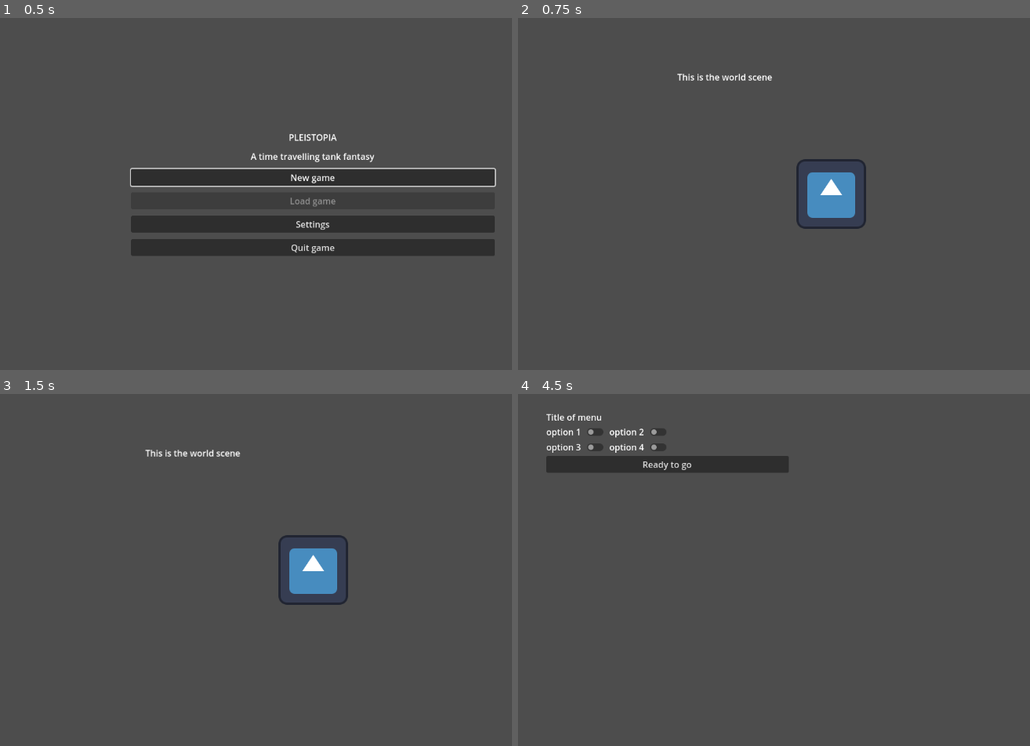
Above: before the commit, frames 1-4 (two rows, left to right).
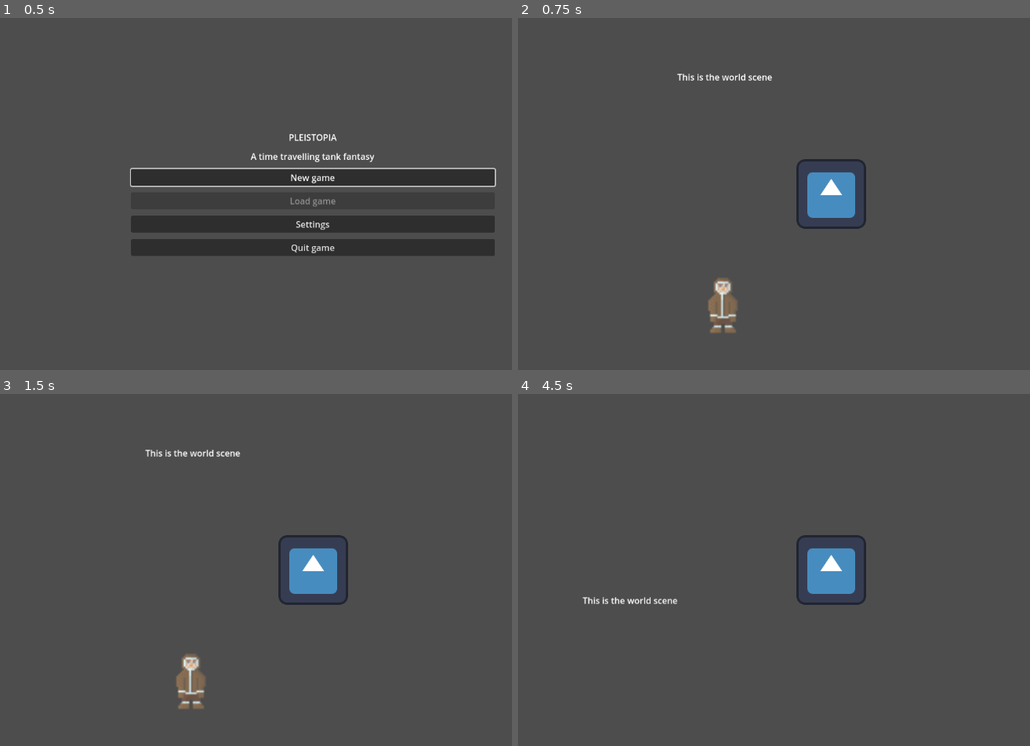
Above: after the commit, the same moments.

Repository: nialsiG/Pleistopia2.0
Game: Godot game, scene res://scenes/menu.tscn
The game is run twice, just before and just after one commit, with the same random seed, the same clock (stepped at 60 frames per second) and the same inputs. The engine's default icon, where the game draws it, is replaced by a stand-in: a white triangle on a blue panel in a dark square.
Inputs:
- Up to frame 1 (0.5 s): no input
- Up to frame 2 (0.75 s): click "New game" at 0.5 s
- Up to frame 3 (1.5 s): tap Enter at 1.25 s; hold Right (move_right) from 1.28 s (still down); tap E (interact) at 1.35 s
- Up to frame 4 (4.5 s): release Right (move_right) at 2.03 s; hold Down (move_down) 2.03-2.78 s; tap E (interact) at 2.1, 2.85, 3.6, 4.25, 4.35 s; tap Space at 2.75 s; hold Right (move_right) 2.78-3.53 s; tap Enter at 3.5 s; hold Up (move_up) 3.53-4.28 s; hold Left (move_left) from 4.28 s (still down)

Frame 1 is identical in both runs. In frame 2, 0.7% of the frame differs, in the area x 37-43%, y 73-90%; in frame 3, 0.7%; in frame 4, 4.5%, in the area x 5-68%, y 5-60%.

Commit message:
Add assets + NPC scene + hull selection

Diff:
--- a/Pleistopia 2.0/scenes/custom_menu.tscn
+++ b/Pleistopia 2.0/scenes/custom_menu.tscn
@@ -1,6 +1,8 @@
-[gd_scene load_steps=2 format=3 uid="uid://b5xot2bq8qy3c"]
+[gd_scene load_steps=4 format=3 uid="uid://b5xot2bq8qy3c"]
 
 [ext_resource type="Script" path="res://scripts/custom_menu.gd" id="1_qs34l"]
+[ext_resource type="Texture2D" uid="uid://bopplj6l0kkab" path="res://assets/sprites/playerBody.png" id="2_rds47"]
+[ext_resource type="Texture2D" uid="uid://bb7lu4elffbfl" path="res://assets/sprites/enemyBody.png" id="3_041lk"]
 
 [node name="custom_menu" type="Node2D"]
 
@@ -25,7 +27,7 @@
 
 [node name="Label" type="Label" parent="Control/VBoxContainer"]
 layout_mode = 2
-text = "Title of menu"
+text = "Sentinel customization:"
 
 [node name="GridContainer" type="GridContainer" parent="Control/VBoxContainer"]
 layout_mode = 2
@@ -40,6 +42,7 @@
 
 [node name="CheckButton" type="CheckButton" parent="Control/VBoxContainer/GridContainer/HBoxContainer"]
 layout_mode = 2
+focus_neighbor_top = NodePath("../../../Button")
 
 [node name="HBoxContainer2" type="HBoxContainer" parent="Control/VBoxContainer/GridContainer"]
 layout_mode = 2
@@ -71,8 +74,24 @@
 [node name="CheckButton" type="CheckButton" parent="Control/VBoxContainer/GridContainer/HBoxContainer4"]
 layout_mode = 2
 
+[node name="HBoxContainer5" type="HBoxContainer" parent="Control/VBoxContainer/GridContainer"]
+layout_mode = 2
+
+[node name="MenuButton" type="MenuButton" parent="Control/VBoxContainer/GridContainer/HBoxContainer5"]
+layout_mode = 2
+text = "Select hull"
+flat = false
+item_count = 2
+popup/item_0/text = "Hull 1"
+popup/item_0/icon = ExtResource("2_rds47")
+popup/item_0/id = 0
+popup/item_1/text = "Hull 2"
+popup/item_1/icon = ExtResource("3_041lk")
+popup/item_1/id = 1
+
 [node name="Button" type="Button" parent="Control/VBoxContainer"]
 layout_mode = 2
+focus_neighbor_bottom = NodePath("../GridContainer/HBoxContainer/CheckButton")
 text = "Ready to go"
 
 [connection signal="pressed" from="Control/VBoxContainer/Button" to="Control" method="_on_button_pressed"]
--- a/Pleistopia 2.0/scenes/level_0.tscn
+++ b/Pleistopia 2.0/scenes/level_0.tscn
@@ -6,4 +6,11 @@
 [node name="level_0" type="Node2D"]
 
 [node name="player_sentinel" parent="." instance=ExtResource("1_e1mgq")]
+position = Vector2(82, 328)
+LIMITS = {
+"Bottom": 10000000,
+"Left": 0,
+"Right": 10000000,
+"Top": 0
+}
 SPRITE = ExtResource("2_65ard")
--- /dev/null
+++ b/Pleistopia 2.0/scenes/npc.tscn
@@ -0,0 +1,23 @@
+[gd_scene load_steps=5 format=3 uid="uid://b76d5t66df8qr"]
+
+[ext_resource type="Script" path="res://scripts/npc.gd" id="1_4ixna"]
+[ext_resource type="Texture2D" uid="uid://dbxd6d4ti211h" path="res://assets/sprites/main_character.png" id="1_5a7g8"]
+[ext_resource type="PackedScene" uid="uid://b88tmbonuocle" path="res://scenes/interact_area.tscn" id="3_nv2ou"]
+
+[sub_resource type="CapsuleShape2D" id="CapsuleShape2D_cg2be"]
+radius = 26.0
+height = 94.0
+
+[node name="NPC" type="CharacterBody2D"]
+script = ExtResource("1_4ixna")
+
+[node name="Sprite2D" type="Sprite2D" parent="."]
+position = Vector2(1.90735e-06, 1.90735e-06)
+scale = Vector2(3.375, 3.375)
+texture = ExtResource("1_5a7g8")
+
+[node name="CollisionShape2D" type="CollisionShape2D" parent="."]
+shape = SubResource("CapsuleShape2D_cg2be")
+
+[node name="interact_area" parent="." instance=ExtResource("3_nv2ou")]
+interact_label = "Press E"
--- a/Pleistopia 2.0/scenes/player_sentinel.tscn
+++ b/Pleistopia 2.0/scenes/player_sentinel.tscn
@@ -13,3 +13,5 @@
 
 [node name="CollisionShape2D" type="CollisionShape2D" parent="."]
 shape = SubResource("CapsuleShape2D_wq48t")
+
+[node name="Camera2D" type="Camera2D" parent="."]
--- a/Pleistopia 2.0/scenes/world.tscn
+++ b/Pleistopia 2.0/scenes/world.tscn
@@ -1,7 +1,7 @@
 [gd_scene load_steps=3 format=3 uid="uid://bwtjgp0nubtp0"]
 
 [ext_resource type="PackedScene" uid="uid://vbhj4wk0uwha" path="res://scenes/player.tscn" id="1_muwlk"]
-[ext_resource type="PackedScene" uid="uid://b88tmbonuocle" path="res://scenes/interact_area.tscn" id="2_02isu"]
+[ext_resource type="PackedScene" uid="uid://b76d5t66df8qr" path="res://scenes/npc.tscn" id="3_5bokf"]
 
 [node name="world" type="Node2D"]
 
@@ -19,7 +19,7 @@
 [node name="player" parent="." instance=ExtResource("1_muwlk")]
 position = Vector2(283, 227)
 
-[node name="interact_area" parent="." instance=ExtResource("2_02isu")]
-position = Vector2(605, 3)
+[node name="NPC" parent="." instance=ExtResource("3_5bokf")]
+position = Vector2(84, 432)
 interact_label = "Press E"
 interact_type = "go_to_custom_menu"
--- a/Pleistopia 2.0/scripts/custom_menu.gd
+++ b/Pleistopia 2.0/scripts/custom_menu.gd
@@ -1,16 +1,13 @@
 extends Control
 
 @onready var level_0 = "res://scenes/level_0.tscn"
+@onready var first_button = $VBoxContainer/GridContainer/HBoxContainer/CheckButton
 
-# Called when the node enters the scene tree for the first time.
 func _ready():
-	pass # Replace with function body.
+	first_button.grab_focus()
 
-
-# Called every frame. 'delta' is the elapsed time since the previous frame.
 func _process(delta):
 	pass
 
-
 func _on_button_pressed():
 	get_tree().change_scene_to_file(level_0)
--- /dev/null
+++ b/Pleistopia 2.0/scripts/npc.gd
@@ -0,0 +1,10 @@
+extends CharacterBody2D
+class_name NPC
+
+@export var interact_label = "none"
+@export var interact_type = "none"
+
+func _ready():
+	var interact_area = $interact_area
+	interact_area.interact_label = interact_label
+	interact_area.interact_type = interact_type
--- a/Pleistopia 2.0/scripts/player_sentinel.gd
+++ b/Pleistopia 2.0/scripts/player_sentinel.gd
@@ -4,14 +4,20 @@
 @export var MAX_SPEED = 500
 @export var ACCELERATION = 1500
 @export var FRICTION = 1200
+@export var LIMITS = {"Left": -10000000, "Top": -10000000, "Right": 10000000, "Bottom": 10000000}
 @export var SPRITE : Texture2D
 
 @onready var axis = Vector2.ZERO
 @onready var sprite = $Sprite2D
+@onready var camera2D = $Camera2D
 
 #region Gameloop
 func _ready():
 	sprite.texture = SPRITE
+	camera2D.limit_left = LIMITS["Left"]
+	camera2D.limit_top = LIMITS["Top"]
+	camera2D.limit_right = LIMITS["Right"]
+	camera2D.limit_bottom = LIMITS["Bottom"]
 
 func _process(delta):
 	move(delta)
Not shown, added: Pleistopia 2.0/assets/music/651871__davejf__synthwave.mp3.import
Not shown, added: Pleistopia 2.0/assets/sfx/400126__harrietniamh__sci-fi-warp.wav.import
Not shown, added: Pleistopia 2.0/assets/sfx/modified_144083__bosk1__wind-houling-1.wav.import
Not shown, added: Pleistopia 2.0/assets/sfx/tank-fire-mixed.mp3.import
Binary file added: Pleistopia 2.0/assets/sprites/bossBody.png
Not shown, added: Pleistopia 2.0/assets/sprites/bossBody.png.import
Binary file added: Pleistopia 2.0/assets/sprites/bossHead.png
Not shown, added: Pleistopia 2.0/assets/sprites/bossHead.png.import
Binary file added: Pleistopia 2.0/assets/sprites/bossTurret.png
Not shown, added: Pleistopia 2.0/assets/sprites/bossTurret.png.import
Binary file added: Pleistopia 2.0/assets/sprites/enemyBody.png
Not shown, added: Pleistopia 2.0/assets/sprites/enemyBody.png.import
(and 62 more such lines)
